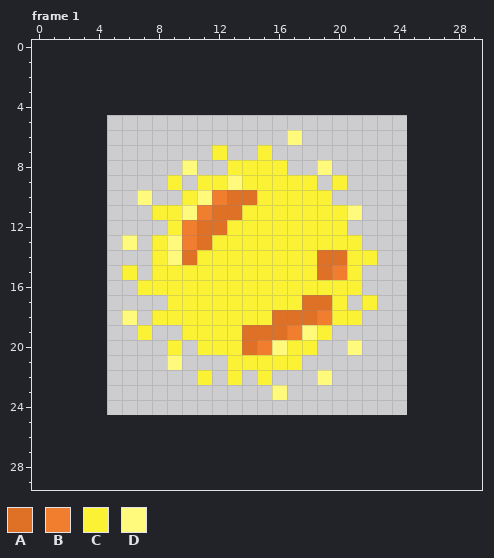
Two versions of one pixel-art file, Pong/Sprites/Star_temp.aseprite. That is the earlier state.
20x20 pixels, 8 frames. Colours within 5 levels of each other are drawn and written as one. Shown: frame 1. The old version is drawn lined up with the new one, on the new canvas. The commit also changed other frames, which this record leaves out.
Palette (. is transparent): A #df7126  B #f17d2e  C #fbf236  D #fff97c
Pixels before, frame 1, first column x 6:
 6 ...........D.....
 7 ......C..C.......
 8 ....D..CCCC..D...
 9 ...C.CCDCCCCC.C..
10 .D..CDBAACCCCC...
11 ..CCDBAACCCCCCCD.
12 ...CBAACCCCCCCC..
13 D.CDBACCCCCCCCCC.
14 ..CDACCCCCCCCAACC
15 C.CCCCCCCCCCCABC.
16 .CCCCCCCCCCCCCCC.
17 ...CCCCCCCCCAAC.C
18 D.CCCCCCCCAAABCC.
19 .C..CCCCAAABDC...
20 ...C.CCCABDCC..D.
21 ...D...CCCCC.....
22 .....C.C.C...D...
23 ..........D......
Now the later version:
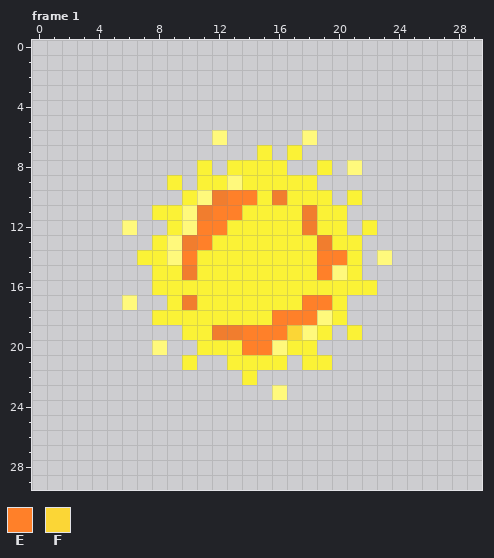
Colours new in this view: E #ff8029  F #fbd636
Diff:
canvas 20x20 -> 30x30, the old top-left corner now at 5,5
Frame 1:
The edit turns colour C into colour B in row 10 at x 16; in rows 11 to 12 at x 18; in row 13 at x 19; in row 15 at x 10; in row 17 at x 10; in row 19 at x 12 to 13.
There is now colour C in row 7 at x 17; in row 8 at x 11; in row 10 at x 21; in row 12 at x 22; in row 14 at x 7; in row 16 at x 22.
There is now colour C in row 19 at x 21; in row 21 at x 10 and 18 to 19; in row 22 at x 14.
The edit turns colour D into colour C in row 8 at x 19.
There is now colour D in row 6 at x 12 and 18; in row 8 at x 21; in row 12 at x 6; in row 14 at x 23; in row 17 at x 6; in row 20 at x 8.
The edit turns colour B into colour D in row 12 at x 10; in row 15 at x 20; in row 18 at x 19.
The edit turns colour A into colour E in row 10 at x 13 to 14; in row 11 at x 12 to 13; in row 12 at x 11 to 12; in row 13 at x 11; in row 14 at x 10 and 19 to 20; in row 15 at x 19.
The edit turns colour A into colour E in row 17 at x 18 to 19; in row 18 at x 16 to 18; in row 19 at x 14 to 16; in row 20 at x 14.
The edit turns colour B into colour E in row 20 at x 15.
The edit turns colour B into colour F in row 19 at x 17.
Colour C is removed in row 7 at x 12; in row 9 at x 20; in row 14 at x 22; in row 15 at x 6; in row 16 at x 7; in row 17 at x 22.
Colour C is removed in row 18 at x 21; in row 19 at x 7; in row 20 at x 9; in row 21 at x 17; in row 22 at x 11, 13 and 15.
Colour D is removed in row 6 at x 17; in row 8 at x 10; in row 10 at x 7; in row 11 at x 21; in row 13 at x 6; in row 18 at x 6.
Colour D is removed in row 20 at x 21; in row 21 at x 9; in row 22 at x 19.
Changed places in both pictures, as pixel boxes (x1, y1, x2, y2):
changed: (122, 130, 392, 385)
